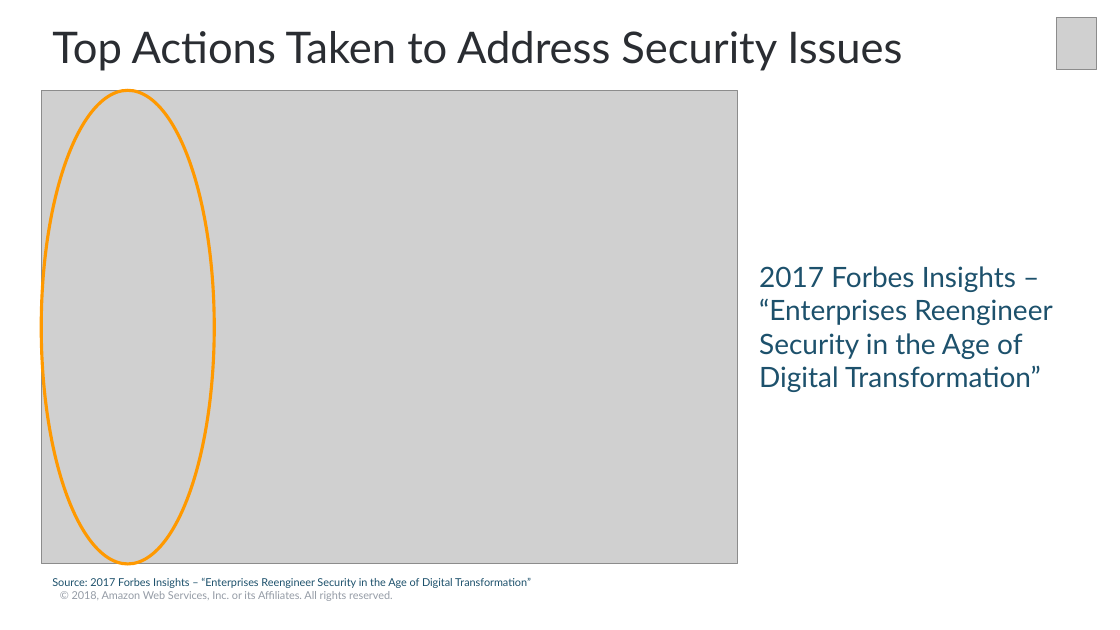
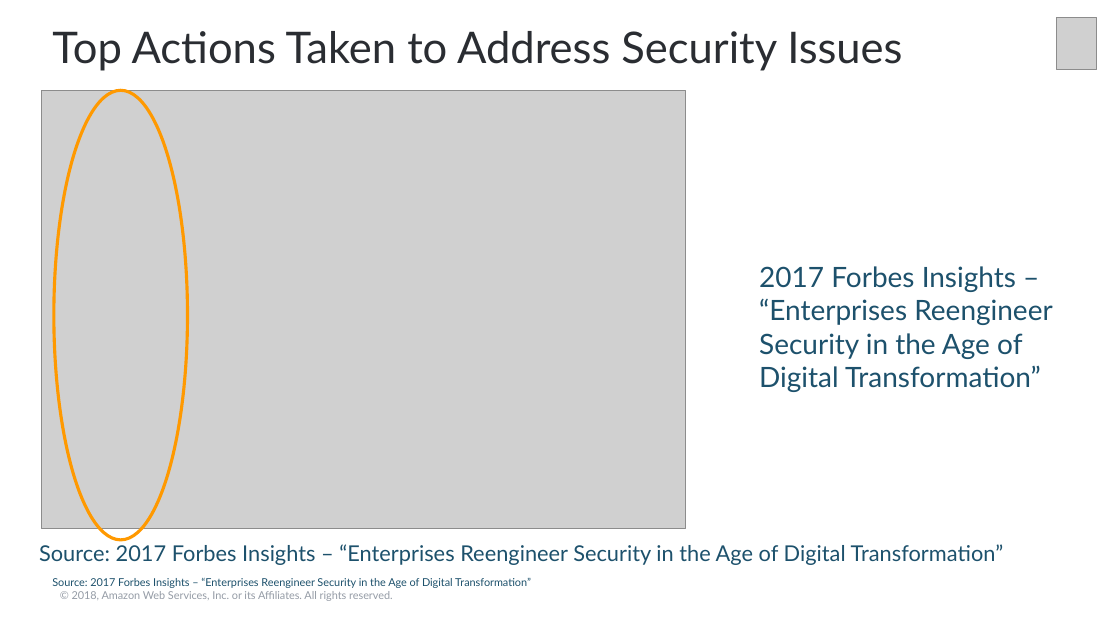
Before and after one commit to robnolen/aws-security-workshops, a slide deck: slide 9 of threat-detection-wksp/presentations/threat-detection-wksp-module2-presentation.pptx. Drawn at 1120x630 pixels with LibreOffice and Linux fonts; fonts in the diff are those of the drawing; grey boxes stand for pictures; background and template pictures are left out. Boxes give left, top, right and bottom in pixels: in the first picture for what was removed or moved away, otherwise in the second. Text is boxed around its words. In the diff, an @@ line names an element or a change of style, - is before the commit and + after.

```diff
--- a/threat-detection-wksp/presentations/threat-detection-wksp-module2-presentation.pptx
+++ b/threat-detection-wksp/presentations/threat-detection-wksp-module2-presentation.pptx
@@ picture: place and size @@
-picture at bbox=[41, 91, 738, 564]
+picture at bbox=[41, 91, 687, 529]
@@ ellipse: place and size @@
-ellipse at bbox=[41, 91, 214, 564]
+ellipse at bbox=[54, 91, 187, 540]
@@ text added at bbox=[39, 544, 1004, 565], 14 pt, text #1D516C @@
+Source: 2017 Forbes Insights – “Enterprises Reengineer Security in the Age of Digital Transformation”
```
Also in this commit, not shown: 3 other slides changed, 2 other files.
